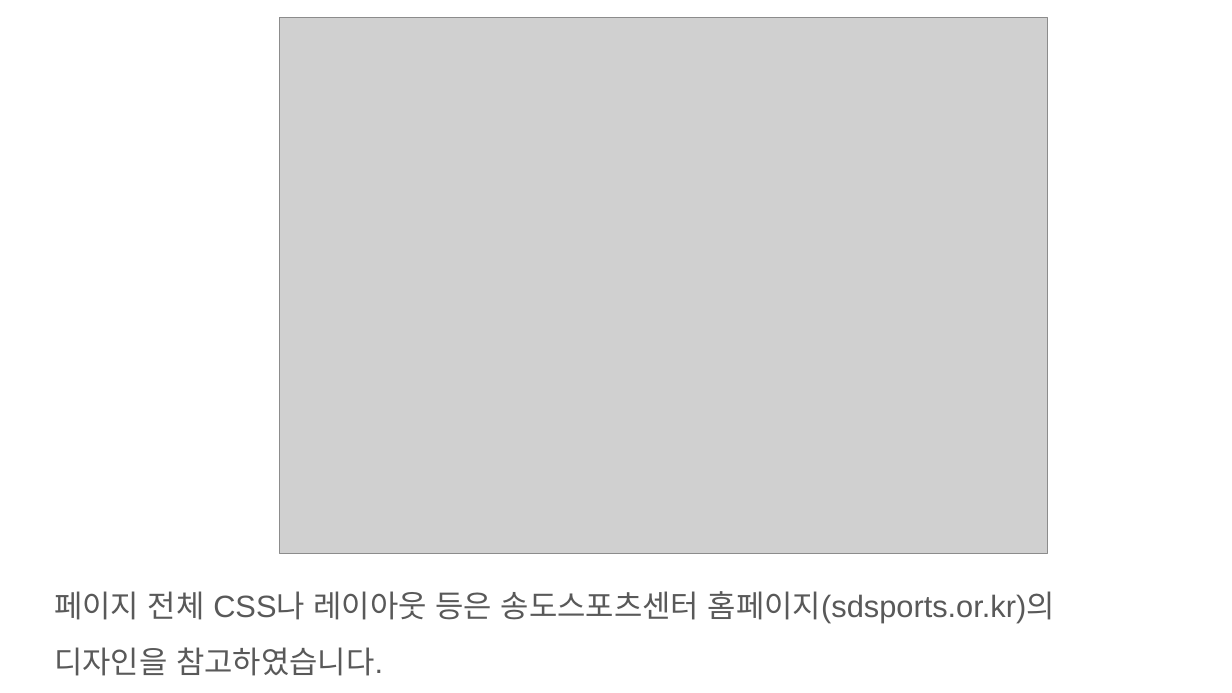
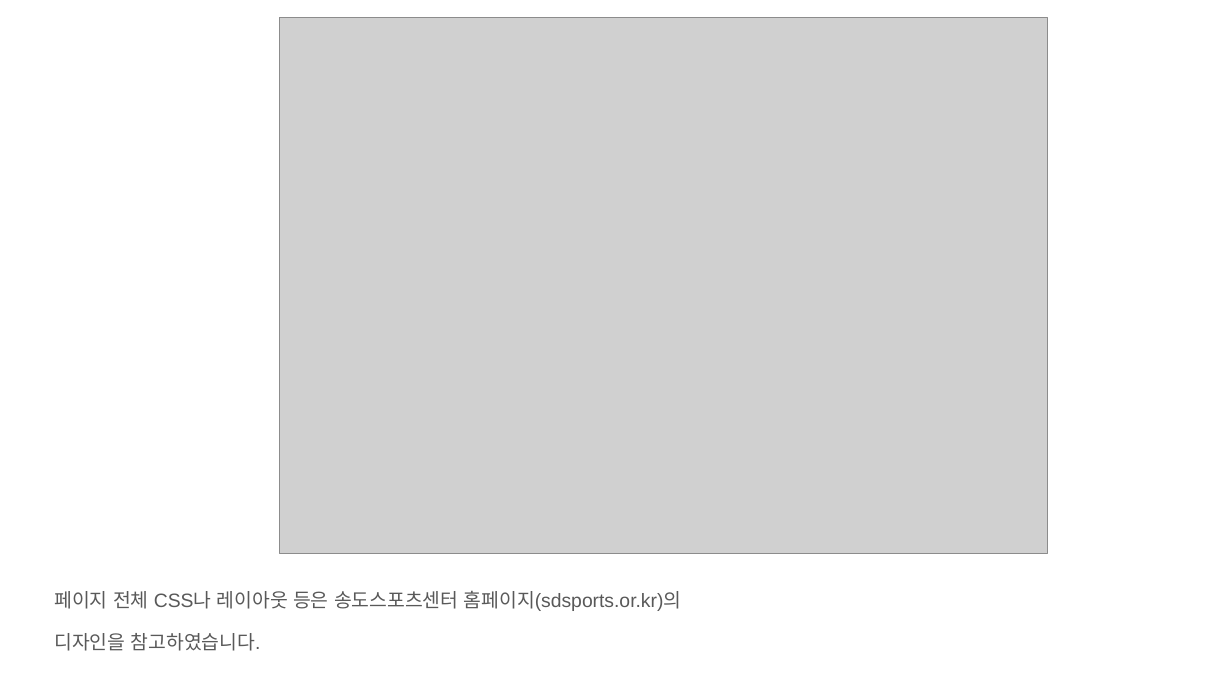
Before and after one commit to snows2001/spacecl, a slide deck: slide 7 of SPACE GYM PROJECT.pptx. Drawn at 1232x693 pixels with LibreOffice and Linux fonts; fonts in the diff are those of the drawing; grey boxes stand for pictures. Boxes give left, top, right and bottom in pixels: in the first picture for what was removed or moved away, otherwise in the second. Text is boxed around its words. In the diff, an @@ line names an element or a change of style, - is before the commit and + after.

```diff
--- a/SPACE GYM PROJECT.pptx
+++ b/SPACE GYM PROJECT.pptx
@@ text "페이지 전체 CSS나 레이아웃 등은 ..." at [54,591,681,651]: size 18 to 11.2 pt @@
```
Also in this commit, not shown: 5 other slides changed.
